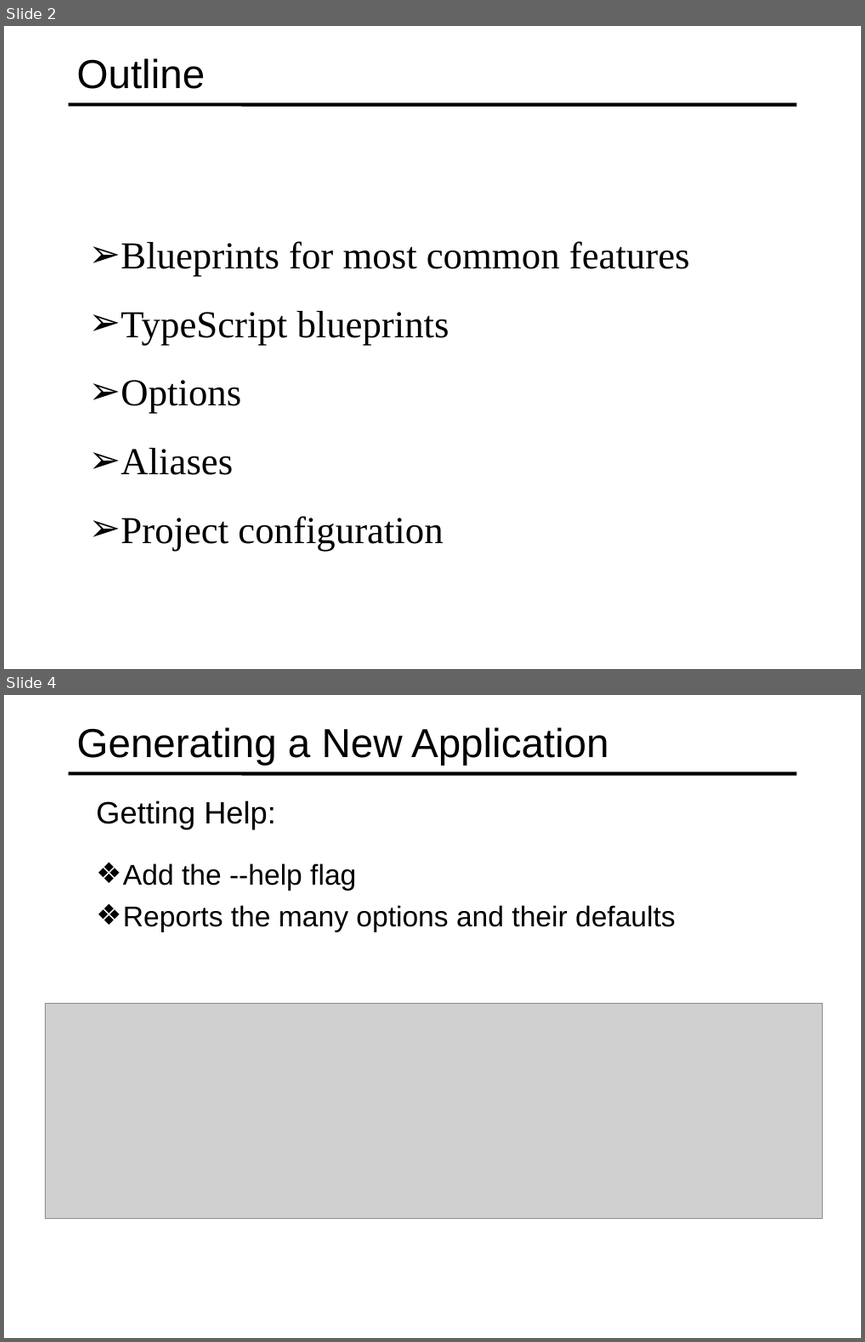
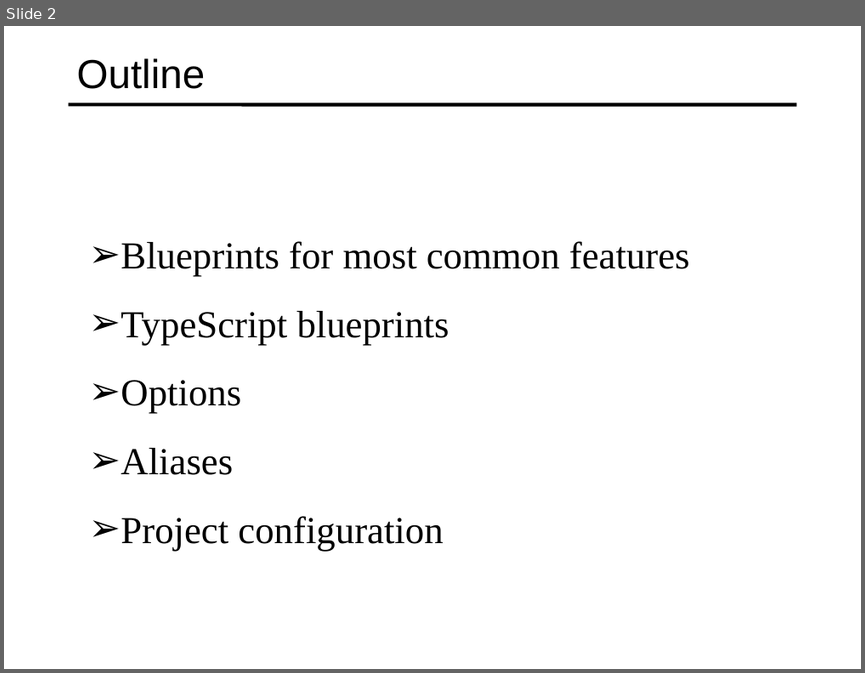
Before and after one commit to specter01wj/Jago_Link_Training, a slide deck: Angular/Angular7/Angular CLI/4.Generating Code from Blueprints/L4_Generating Code from Blueprints.ppt. Shown one above the other, each under a label of ours: slides 2 and 4 before the commit, slide 2 after it; the slides between them are not shown. The pictures are 865x1342 and 865x673 pixels, drawn with LibreOffice and Linux fonts; fonts in the diff are those of the drawing; grey boxes stand for pictures. Boxes give left, top, right and bottom in pixels: in the first picture for what was removed or moved away, otherwise in the second. Text is boxed around its words. In the diff, an @@ line names an element or a change of style, - is before the commit and + after.

```diff
--- a/Angular/Angular7/Angular CLI/4.Generating Code from Blueprints/L4_Generating Code from Blueprints.ppt
+++ b/Angular/Angular7/Angular CLI/4.Generating Code from Blueprints/L4_Generating Code from Blueprints.ppt
@@ slide 4 removed at box(4, 695, 861, 1338), background #FFFFFF; not listed: 1 template element that a slide beside it also shows @@
@@ title removed at box(77, 727, 608, 766) @@
-Generating a New Application
@@ text removed at box(96, 800, 276, 829) @@
-  Getting Help:
@@ text removed at box(123, 863, 676, 932) @@
-  ❖ Add the --help flag
-  ❖ Reports the many options and their defaults
@@ picture removed at box(45, 1004, 823, 1219) @@
```
Also in this commit, not shown: 1 slide changed, 9 slides added, 8 other slides removed.
